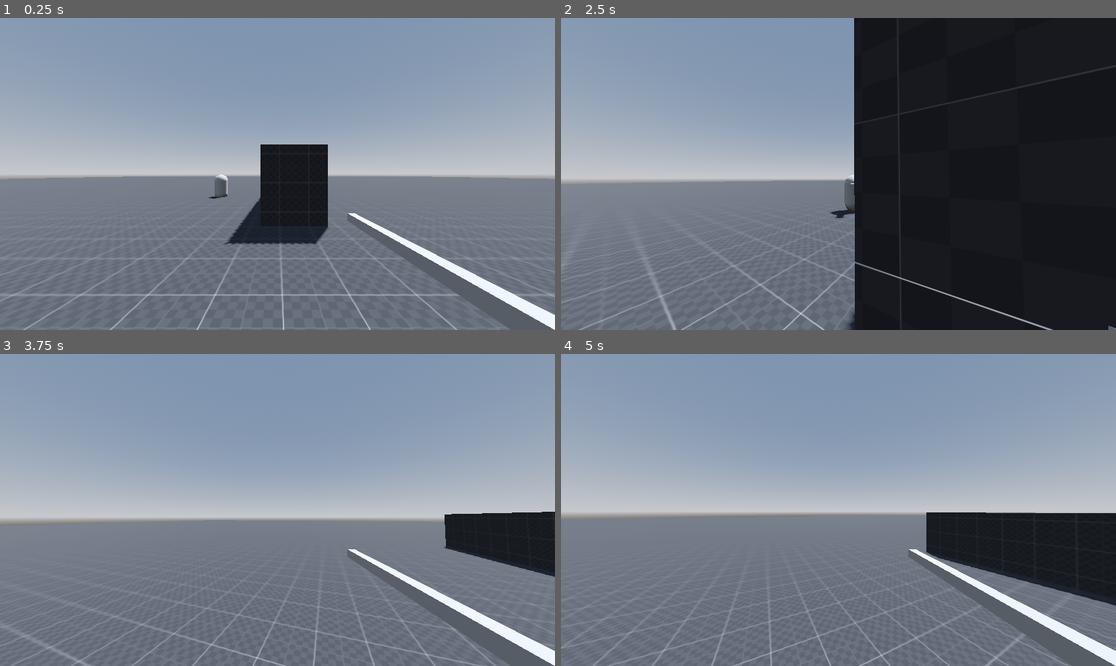
Above: before the commit, frames 1-4 (two rows, left to right).
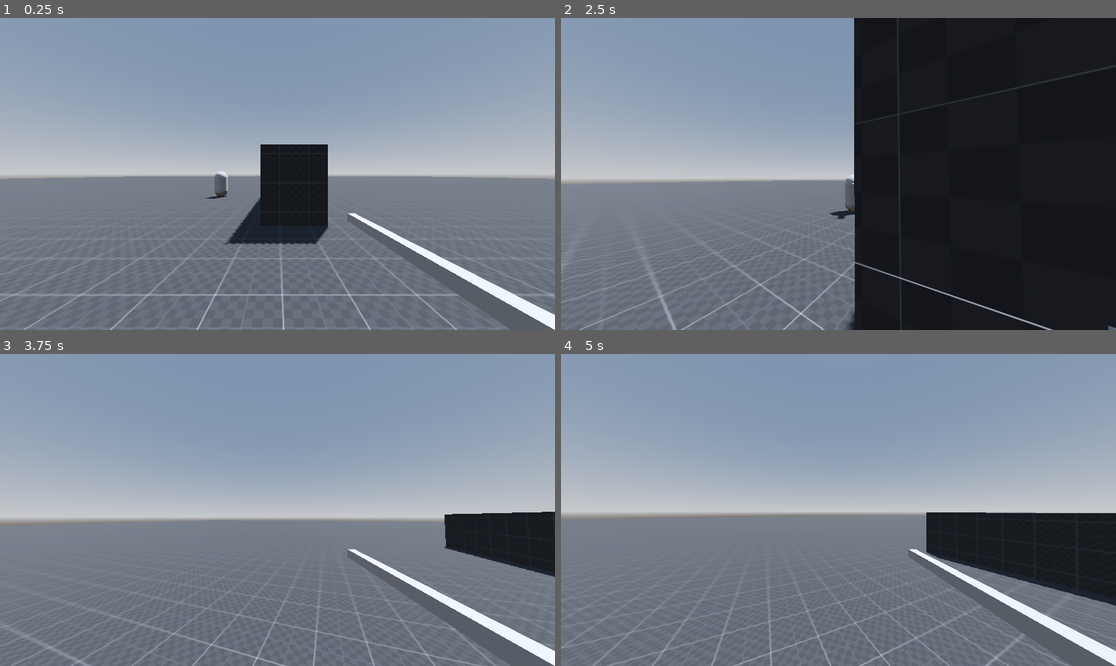
Above: after the commit, the same moments.

Repository: h-valot/Godot_BoomerShooter
Game: Godot game, scene res://Assets/Scenes/S_MovementTest.tscn
Two runs of this game, one before a commit and one after it. Both use one fixed random seed, a clock stepped at 60 frames per second and the inputs below.
Inputs (mouse positions are in pixels of both pictures, inside the frame that each line leads up to):
- Up to frame 1 (0.25 s): no input
- Up to frame 2 (2.5 s): tap Enter at 0.5 s; move the mouse to (832, 180) at 0.52 s; hold W (Forward) from 0.53 s (still down); click (832, 180) at 0.6 s; tap Space (Jump) at 0.77, 1.52 s; move the mouse to (877, 177) at 1.27 s; click (877, 177) at 1.35 s; move the mouse to (794, 170) at 2.02 s; tap Shift (Sprint) at 2.1 s; click (794, 170) at 2.3 s
- Up to frame 3 (3.75 s): move the mouse to (283, 510) at 2.77 s; release W (Forward) at 2.78 s; hold A (Left) 2.78-3.53 s; click (283, 510) at 2.85 s; tap Space (Jump) at 3.02 s; move the mouse to (255, 503) at 3.52 s; hold W (Forward) from 3.53 s (still down); click (255, 503) at 3.6 s
- Up to frame 4 (5 s): keep holding W (Forward); tap Space (Jump) at 3.77, 4.52 s; move the mouse to (866, 510) at 4.27 s; tap Shift (Sprint) at 4.35 s; click (866, 510) at 4.55 s

The runs differ from the first frame. In frame 1, less than 0.1% of the frame differs, in the area x 36-42%, y 49-58%; in frame 2, less than 0.1%; in frame 3, less than 0.1%; in frame 4, less than 0.1%.

Commit message:
Add oppoent interruptability

Diff:
--- a/Assets/Prefabs/PF_Opponent.tscn
+++ b/Assets/Prefabs/PF_Opponent.tscn
@@ -24,6 +24,8 @@
 rso_player_position = ExtResource("3_81be2")
 _bullet_prefab = ExtResource("4_sug0f")
 
+[node name="FlightOffset" type="Node3D" parent="."]
+
 [node name="PF_HitBox" parent="." node_paths=PackedStringArray("health_component") instance=ExtResource("2_moaqw")]
 transform = Transform3D(1.1, 0, 0, 0, 1.1, 0, 0, 0, 1.1, 0, 0, 0)
 health_component = NodePath("../PF_Health")
@@ -41,6 +43,7 @@
 receiver_type = 2
 
 [node name="NavigationAgent3D" type="NavigationAgent3D" parent="."]
+navigation_layers = 2
 
 [node name="[DEBUG]Head" type="CSGBox3D" parent="."]
 transform = Transform3D(0.227305, 0, 0, 0, 0.265188, 0, 0, 0, 1.0634, -0.0170318, 0.405434, -0.573797)
--- a/Assets/Resources/Items/Weapons/RE_Rifle.tres
+++ b/Assets/Resources/Items/Weapons/RE_Rifle.tres
@@ -15,7 +15,7 @@
 fire_rate = 0.25
 bullet_mesh = ExtResource("1_10eqy")
 hit_scan = true
-interrupts_npc_attack = false
+interrupts_npc_attack = true
 bullet_damage = 10.0
 bullet_start_speed = 30.0
 bullet_lifetime = 3.0
--- a/Assets/Resources/Opponents/RE_OpponentRange.tres
+++ b/Assets/Resources/Opponents/RE_OpponentRange.tres
@@ -14,18 +14,16 @@
 base_health = 50.0
 health_regeneration = 0.0
 base_armor = 0.0
-attack_type = 1
-attack_range = Vector2(0, 10)
+attack_type = 0
+attack_range = Vector2(0, 4)
 attack_damage = 10.0
 weapon_used = ExtResource("2_d1fok")
 first_charge_time = 1.0
 final_charge_time = 1.0
-zone_size = 1.0
-zone_lifetime = 1.0
 attack_recovery_time = 1.0
 interrupt_revorery_time = 1.0
 custom_aggro_triggers = []
 aggro_range = 10.0
 loss_distance_from_idle = 100.0
-can_be_interrupted = false
+can_be_interrupted = true
 event_on_death = -1.0
--- a/Assets/Scenes/S_MovementTest.tscn
+++ b/Assets/Scenes/S_MovementTest.tscn
@@ -1,9 +1,13 @@
-[gd_scene load_steps=8 format=3 uid="uid://d0tg7jm3r2gnt"]
+[gd_scene load_steps=9 format=3 uid="uid://d0tg7jm3r2gnt"]
 
 [ext_resource type="PackedScene" uid="uid://bgpgbd57412ef" path="res://Assets/Prefabs/PF_Player.tscn" id="1_iemg8"]
 [ext_resource type="PackedScene" uid="uid://bpft763acmlc2" path="res://Assets/Prefabs/PF_Cube_1x1.tscn" id="2_lu8k6"]
 [ext_resource type="PackedScene" uid="uid://i6tjyky8orfu" path="res://Assets/Prefabs/PF_Opponent.tscn" id="2_upqix"]
 [ext_resource type="NavigationMesh" uid="uid://cfix7url5y7n2" path="res://Assets/Resources/NM_MovementTest.tres" id="4_qsb15"]
+
+[sub_resource type="NavigationMesh" id="NavigationMesh_dy5sh"]
+vertices = PackedVector3Array(-99.5, 1, -99.5, -99.5, 1, 99.5, 99.5, 1, 99.5, 99.5, 1, -99.5)
+polygons = [PackedInt32Array(3, 2, 0), PackedInt32Array(0, 2, 1)]
 
 [sub_resource type="ProceduralSkyMaterial" id="ProceduralSkyMaterial_u8ulj"]
 sky_horizon_color = Color(0.64625, 0.65575, 0.67075, 1)
@@ -26,19 +30,23 @@
 transform = Transform3D(1, 0, 0, 0, 1, 0, 0, 0, 1, -0.0709593, 0, 14.3208)
 
 [node name="PF_Opponent" parent="Entities" instance=ExtResource("2_upqix")]
-transform = Transform3D(1, 0, 0, 0, 1, 0, 0, 0, 1, -4.55909, 1.25303, 1.8717)
+transform = Transform3D(1, 0, 0, 0, 1, 0, 0, 0, 1, -4.55909, 1.50309, 1.8717)
 
-[node name="NavigationRegion3D" type="NavigationRegion3D" parent="."]
+[node name="GroundedNavMesh" type="NavigationRegion3D" parent="."]
 navigation_mesh = ExtResource("4_qsb15")
 
-[node name="PF_Cube_50x50" parent="NavigationRegion3D" instance=ExtResource("2_lu8k6")]
-transform = Transform3D(200, 0, 0, 0, 1, 0, 0, 0, 200, 0, 0, 0)
-
-[node name="PF_Cube_1x1" parent="NavigationRegion3D" instance=ExtResource("2_lu8k6")]
+[node name="PF_Cube_1x1" parent="GroundedNavMesh" instance=ExtResource("2_lu8k6")]
 transform = Transform3D(2.31201, 0, 0, 0, 2.31201, 0, 0, 0, 20.9453, 0.5, -0.156007, -1.5)
 
-[node name="PF_Cube_1x2" parent="NavigationRegion3D" instance=ExtResource("2_lu8k6")]
+[node name="PF_Cube_1x2" parent="GroundedNavMesh" instance=ExtResource("2_lu8k6")]
 transform = Transform3D(2.31201, 0, 0, 0, 2.31201, 0, 0, 0, 20.9453, 0.5, 2.15601, -1.5)
+
+[node name="FlyNavMesh" type="NavigationRegion3D" parent="GroundedNavMesh"]
+navigation_mesh = SubResource("NavigationMesh_dy5sh")
+navigation_layers = 2
+
+[node name="PF_Cube_50x50" parent="GroundedNavMesh/FlyNavMesh" instance=ExtResource("2_lu8k6")]
+transform = Transform3D(200, 0, 0, 0, 1, 0, 0, 0, 200, 0, 0, 0)
 
 [node name="Environment" type="Node3D" parent="."]
 
--- a/Assets/Scripts/Components/GD_Health.gd
+++ b/Assets/Scripts/Components/GD_Health.gd
@@ -56,13 +56,14 @@
 		&& _current_armor > 0):
 
 		_current_armor += amount
-		emit_signal("on_armor_changed")
+
+		on_armor_changed.emit()
 
 		if (_current_armor <= 0):
 
 			amount = abs(_current_armor)
 			_current_armor = 0
-			emit_signal("on_armor_reached_zero")
+			on_armor_reached_zero.emit()
 
 		else:
 
@@ -70,10 +71,9 @@
 
 	# Handle health
 	_current_health += amount
-	print("HEALTH: Health changed by ", amount)
-	emit_signal("on_health_changed")
+	on_health_changed.emit()
 
 	if (_current_health <= 0):
 
 		_current_health = 0
-		emit_signal("on_health_reached_zero")
+		on_health_reached_zero.emit()
--- a/Assets/Scripts/Data/Configs/GD_OpponentConfig.gd
+++ b/Assets/Scripts/Data/Configs/GD_OpponentConfig.gd
@@ -23,7 +23,7 @@
 @export var base_health : float = 50
 ## Increament 'current_health' by 'health_regeneration' every seconds.
 @export var health_regeneration : float = 1
-## TODO - Extra life that can not be regenerate
+## Extra life that can not be regenerate
 @export var base_armor : float = 0
 
 
@@ -45,12 +45,6 @@
 ## Delay while the opponent stops moving right before attacking
 @export var final_charge_time : float = 1
 
-@export_subgroup("Zone")
-## TODO - Size of a collider area created at the impact position of a projectile
-@export var zone_size : float = 1
-## TODO - Lifetime of the impact area
-@export var zone_lifetime : float = 1
-
 @export_subgroup("Recovery")
 ## Delay while the opponent stops moving right after landing an attack
 @export var attack_recovery_time : float = 1
--- a/Assets/Scripts/Opponents/GD_Opponent.gd
+++ b/Assets/Scripts/Opponents/GD_Opponent.gd
@@ -36,8 +36,8 @@
 	_health_component.initialize(opponent_config.base_health, opponent_config.health_regeneration, opponent_config.base_armor)
 	_health_component.connect("on_health_reached_zero", _die)
 	rso_player_position.connect("on_changed", _update_target_position)
-	_health_component.connect("on_health_changed", _start_aggro)
-	_health_component.connect("on_armor_changed", _start_aggro)
+	_health_component.connect("on_health_changed", _getting_touched)
+	_health_component.connect("on_armor_changed", _getting_touched)
 	_idle_position = global_transform.origin
 	#global_position = Vector3(global_position.x, global_position.y + opponent_config.flight_height, global_position.z)
 
@@ -56,7 +56,7 @@
 func _die():
 
 	_is_alive = false
-	emit_signal("on_opponent_dies")
+	on_opponent_dies.emit()
 	self.queue_free()
 
 
@@ -159,7 +159,7 @@
 
 		if (_result.collider as Player):
 
-			_start_aggro()
+			_getting_touched()
 
 
 func _check_target_out_of_sight():
@@ -177,13 +177,14 @@
 		_navigation_agent_3d.target_position = _idle_position
 
 
-func _start_aggro():
-
-	if (_is_aggroed):
-		return
-
-	print("OPPONENT: Target aggroed")
-	_is_aggroed = true
+func _getting_touched():
+
+	if (!_is_aggroed):
+
+		_is_aggroed = true
+		print("OPPONENT: Target aggroed")
+
+	_handle_interruption()
 
 
 func _handle_aggro():
@@ -212,6 +213,9 @@
 	# Use range attack
 	if (opponent_config.attack_type == 1): # RANGE
 		await _range_attack()
+
+	if (_interrupted):
+		return;
 
 	_is_attacking = false
 	_move_funtion_enabled = true
@@ -246,25 +250,57 @@
 	_navigation_agent_3d.target_position = rso_player_position.value
 
 
+func _handle_interruption():
+
+	if (!_interruptable):
+		return
+
+	if (_interrupted):
+		return
+
+	print("OPPONENT: Attack interrupted ")
+	_interrupted = true;
+	_move_funtion_enabled = false
+	_look_funtion_enabled = false
+	await _wait_for(opponent_config.interrupt_revorery_time)
+	_move_funtion_enabled = true
+	_look_funtion_enabled = true
+	_interrupted = false;
+
+
+var _interrupted : bool = false
+var _interruptable : bool = false
 func _wait_for(delay : float, with_interruption : bool = false):
 
 	_custom_timer = delay
 	while _custom_timer > 0:
 
+		if (with_interruption &&
+		opponent_config.can_be_interrupted):
+
+			_interruptable = true
+
 		await get_tree().create_timer(0.1).timeout
 		_custom_timer -= 0.1
-		if (with_interruption):
-
-			# TODO - Handle interruption
-			pass
+
+	_interruptable = false
 
 
 #region MELEE ATTACK
 func _melee_attack():
 
 	await _charge_and_pursue()
+
+	if (_interrupted):
+		return;
+
 	await _lock_position()
+
+	if (_interrupted):
+		return;
+
 	await _slach()
+
 
 
 func _charge_and_pursue():
@@ -274,7 +310,6 @@
 	# Wait for first charge delay with interruption enabled
 	await _wait_for(opponent_config.first_charge_time, true)
 
-
 func _lock_position():
 
 	# Lock movement
@@ -291,7 +326,7 @@
 
 	# TODO - Enable melee damage collision area
 
-	# TODO - Wait till the end of the attack animation or a timer
+	# TODO - Wait till the end of the attack animation with a signal
 
 	# TODO - Disable melee damage collision area
 
@@ -304,7 +339,15 @@
 func _range_attack():
 
 	await _charge_and_aim()
+
+	if (_interrupted):
+		return;
+
 	await _lock_and_finish_charge()
+
+	if (_interrupted):
+		return;
+
 	await _shoot()
 
 
@@ -328,7 +371,7 @@
 
 func _shoot():
 
-	# TODO - Fire a bullet toward the opponent "looking at" diretion
+	# Fire a bullet toward the opponent "looking at" diretion
 	_fire_bullet()
 
 	# Wait for the recovery time
